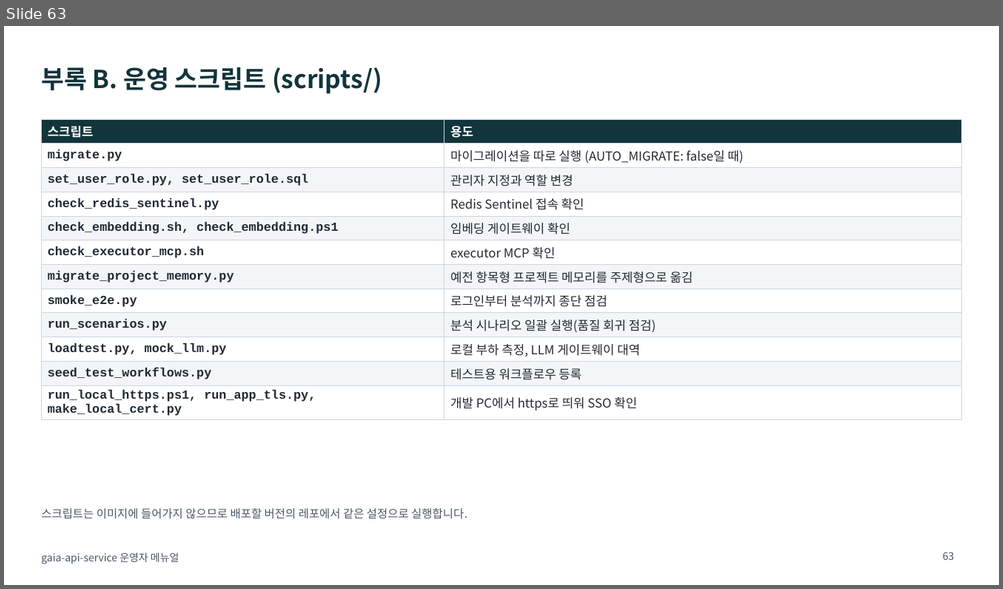
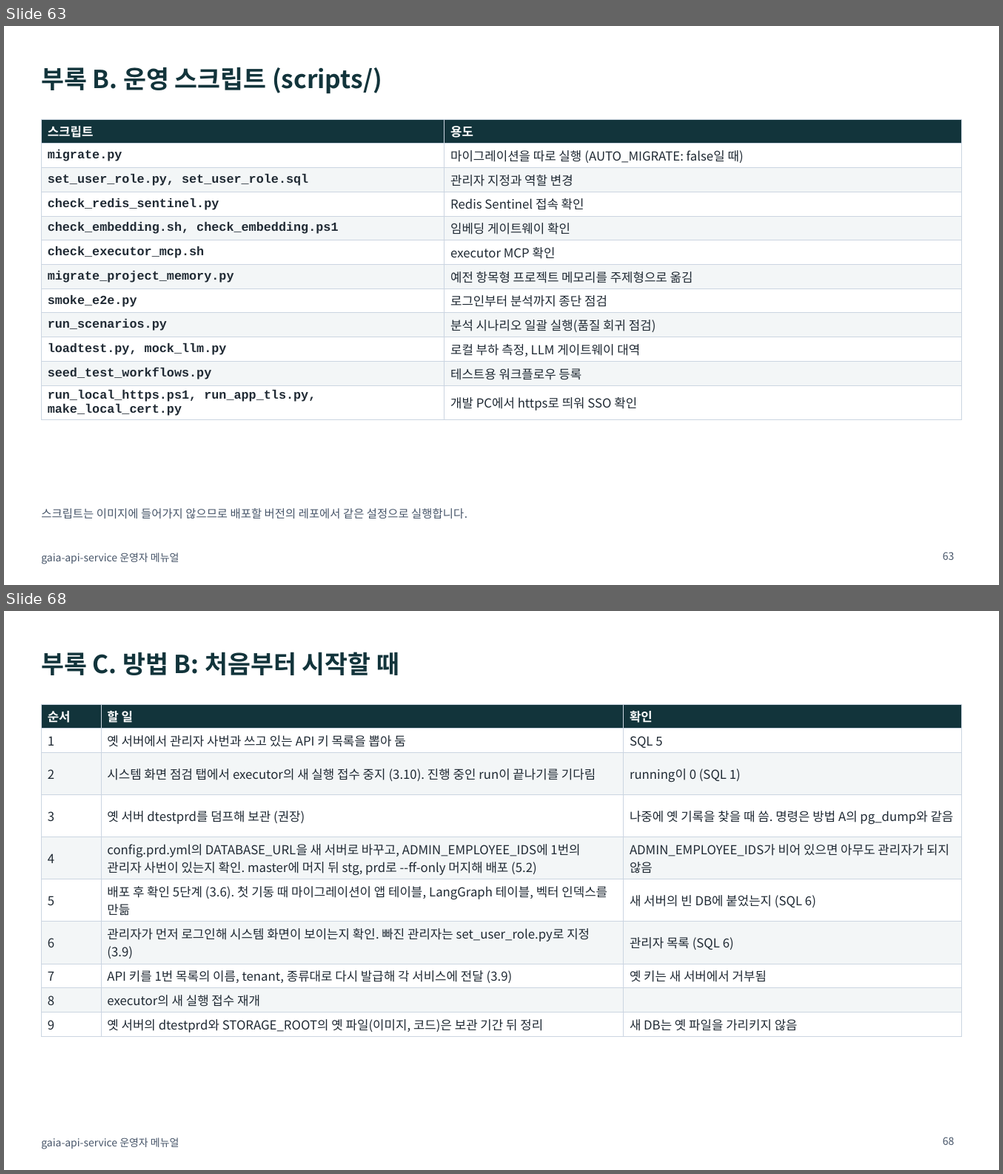
Before and after one commit to KimHwaJin/pr-agentic-service, a slide deck: docs/deliverables/08-operator-manual.pptx. Shown one above the other, each under a label of ours: slide 63 before the commit, slides 63 and 68 after it; the slides between them are not shown. The pictures are 1003x589 and 1003x1174 pixels, drawn with LibreOffice and Linux fonts; fonts in the diff are those of the drawing. Boxes give left, top, right and bottom in pixels: in the first picture for what was removed or moved away, otherwise in the second. Text is boxed around its words. In the diff, an @@ line names an element or a change of style, - is before the commit and + after.

```diff
--- a/docs/deliverables/08-operator-manual.pptx
+++ b/docs/deliverables/08-operator-manual.pptx
@@ slide 68 added at (x1=4, y1=611, x2=999, y2=1170), background #FFFFFF; not listed: 1 template element that a slide beside it also shows @@
@@ title added at (x1=41, y1=652, x2=399, y2=675), 24 pt, text #12343B, bold @@
+부록 C. 방법 B: 처음부터 시작할 때
@@ table added at (x1=41, y1=704, x2=962, y2=1036), 10 rows, 3 columns @@
+순서 | 할 일 | 확인
+1 | 옛 서버에서 관리자 사번과 쓰고 있는 API 키 목록을 뽑아 둠 | SQL 5
+2 | 시스템 화면 점검 탭에서 executor의 새 실행 접수 중지 (3.10). 진행 중인 run이 끝나기를 기다림 | running이 0 (SQL 1)
+3 | 옛 서버 dtestprd를 덤프해 보관 (권장) | 나중에 옛 기록을 찾을 때 씀. 명령은 방법 A의 pg_dump와 같음
+4 | config.prd.yml의 DATABASE_URL을 새 서버로 바꾸고, ADMIN_EMPLOYEE_IDS에 1번의 관리자 사번이 있는지 확인. master에 머지 뒤 stg, prd로 --ff-only 머지해 배포 (5.2) | ADMIN_EMPLOYEE_IDS가 비어 있으면 아무도 관리자가 되지 않음
+5 | 배포 후 확인 5단계 (3.6). 첫 기동 때 마이그레이션이 앱 테이블, LangGraph 테이블, 벡터 인덱스를 만듦 | 새 서버의 빈 DB에 붙었는지 (SQL 6)
+6 | 관리자가 먼저 로그인해 시스템 화면이 보이는지 확인. 빠진 관리자는 set_user_role.py로 지정 (3.9) | 관리자 목록 (SQL 6)
+7 | API 키를 1번 목록의 이름, tenant, 종류대로 다시 발급해 각 서비스에 전달 (3.9) | 옛 키는 새 서버에서 거부됨
+8 | executor의 새 실행 접수 재개 | 
+9 | 옛 서버의 dtestprd와 STORAGE_ROOT의 옛 파일(이미지, 코드)은 보관 기간 뒤 정리 | 새 DB는 옛 파일을 가리키지 않음
@@ page number added at (x1=942, y1=1137, x2=954, y2=1145), 10 pt, text #475569 @@
+68
```
Also in this commit, not shown: 6 slides changed, 1 other slide added, 2 other files.
